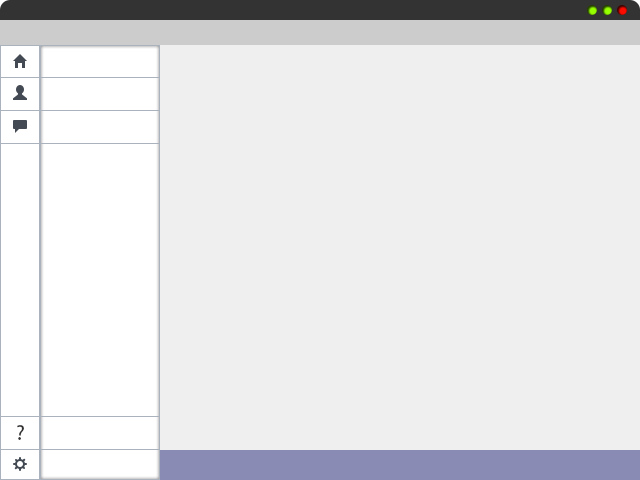
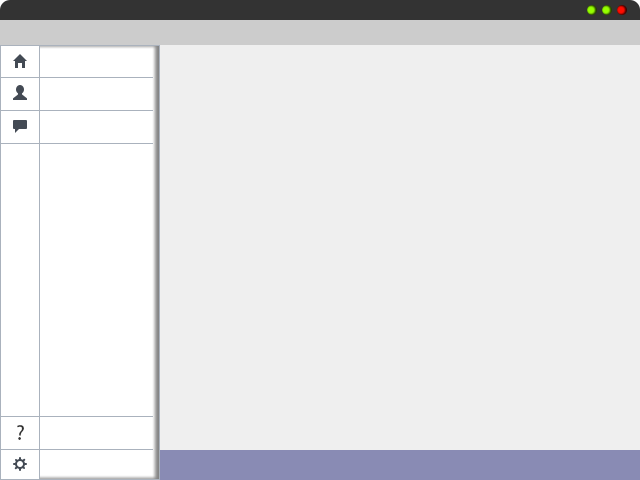
The second (640, 480) image is a revision of the first. Changes to its layers:
painted on "Lines additional grid" over [153, 416, 159, 450]
painted on "Lines grid" over [153, 77, 159, 144]
